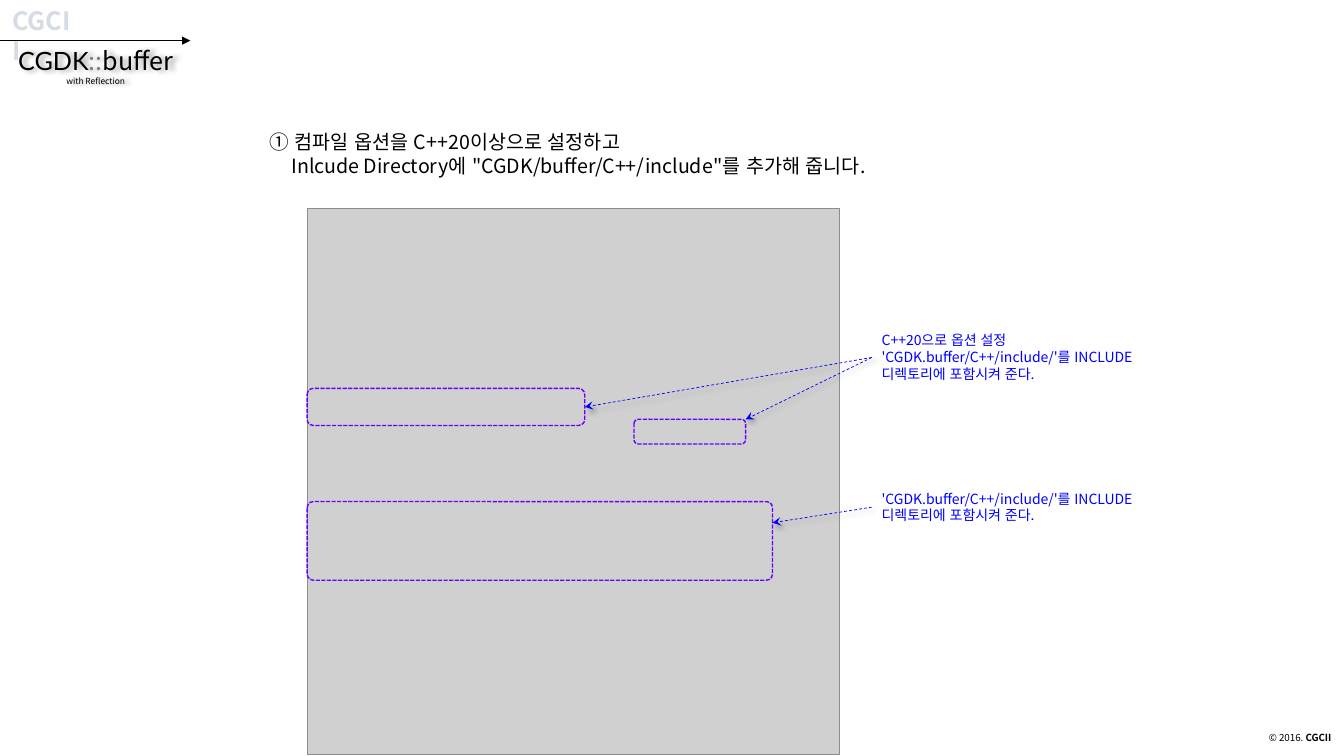
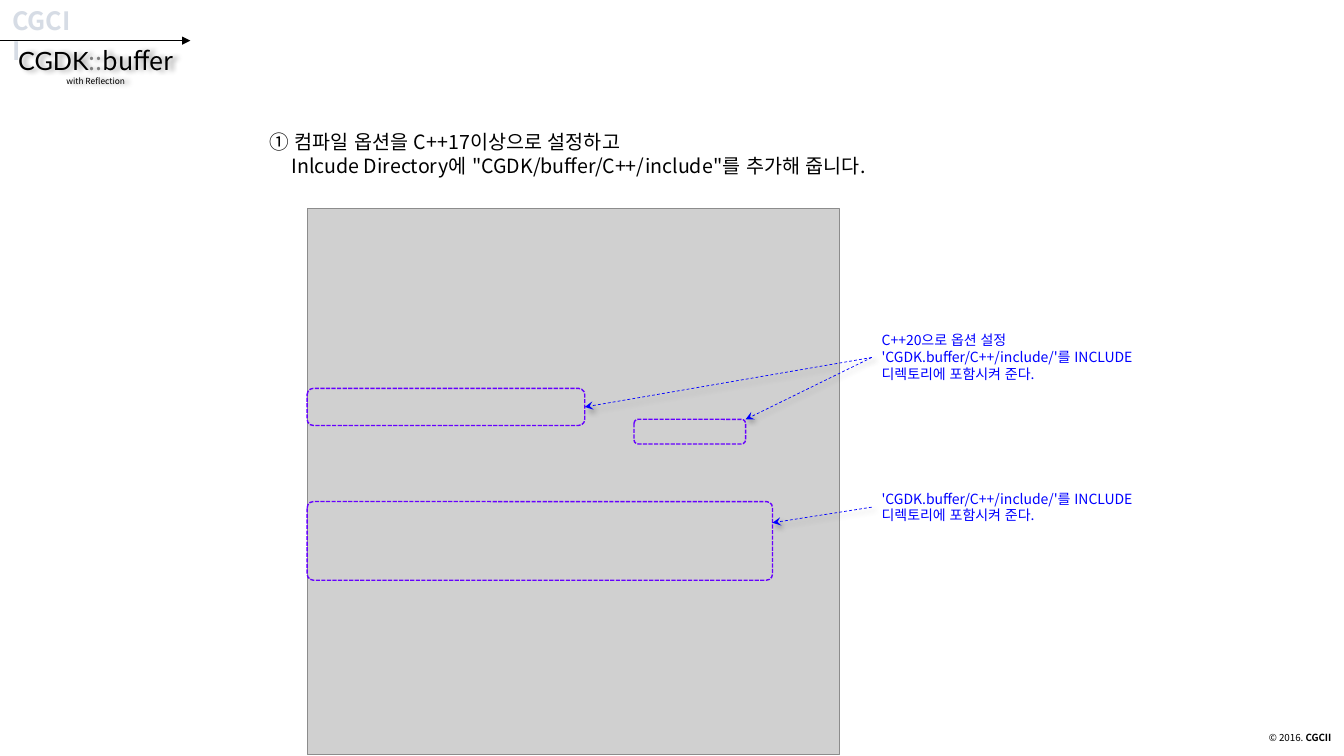
Before and after one commit to CGLabs/CGDK.buffer, a slide deck: slide 12 of C++/document/Getting_start_CGDK.buffer.pptx (slide 13 before the commit). Drawn at 1344x756 pixels with LibreOffice and Linux fonts; fonts in the diff are those of the drawing; grey boxes stand for pictures. Boxes give left, top, right and bottom in pixels: in the first picture for what was removed or moved away, otherwise in the second. Text is boxed around its words. In the diff, an @@ line names an element or a change of style, - is before the commit and + after.

```diff
--- a/C++/document/Getting_start_CGDK.buffer.pptx
+++ b/C++/document/Getting_start_CGDK.buffer.pptx
@@ text at (269,132,866,178): text changed @@
-① 컴파일 옵션을 C++20이상으로 설정하고
-Inlcude Directory에 "CGDK/buffer/C++/include"를 추가해 줍니다.
+① 컴파일 옵션을 C++17이상으로 설정하고
+Inlcude Directory에 "CGDK/buffer/C++/include"를 추가해 줍니다.
```
Also in this commit, not shown: 5 other slides changed, 2 slides added, 1 slide removed, 1 other file.
